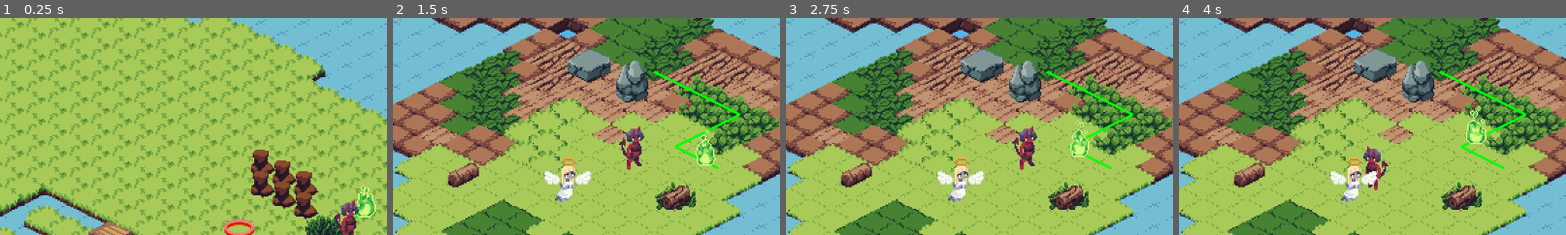
Above: before the commit, frames 1-4 (left to right).
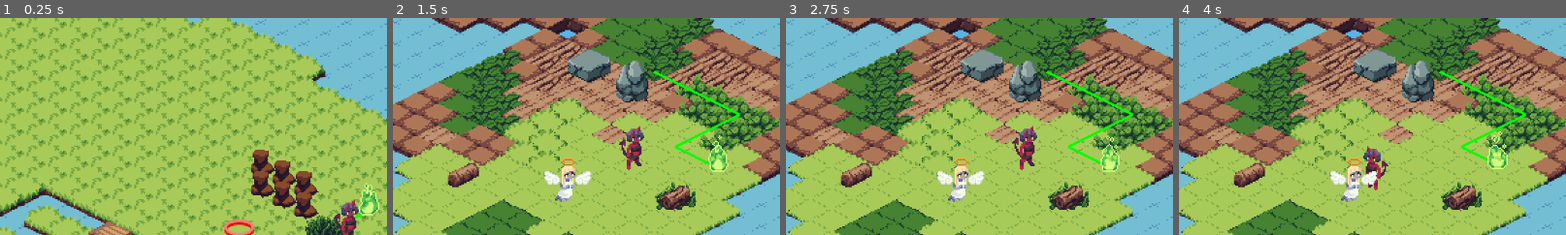
Above: after the commit, the same moments.

Repository: amdevcic/mashup-jam
Game: Godot game, scene res://Scenes/game.tscn
The game is run twice, just before and just after one commit, with the same random seed, the same clock (stepped at 60 frames per second) and the same inputs.
Inputs (mouse positions are % of the whole screen's width and height, from its top left):
- Up to frame 1 (0.25 s): no input
- Up to frame 2 (1.5 s): click "Next level" at 0.5 s; click "Next level" at 1.25 s
- Up to frame 3 (2.75 s): click "Next level" at 2 s
- Up to frame 4 (4 s): tap Enter at 2.75 s; move the mouse to (72, 45) at 2.77 s; tap Shift at 2.85, 3.6 s; click (72, 45) at 2.92 s; move the mouse to (30, 55) at 3.52 s; click (30, 55) at 3.67 s
The pictures show only the part of the screen within x 20-70%, y 0-50%; the shares and areas given below are measured in that part.

The runs differ from the first frame. In frame 1, 0.6% of the frame differs, in the area x 91-98%, y 75-92%; in frame 2, 0.9%; in frame 3, 1.0%; in frame 4, 1.1%, in the area x 74-85%, y 40-70%.

Commit message:
add demon destroy animation

Diff:
--- a/Scenes/demon.tscn
+++ b/Scenes/demon.tscn
@@ -1,7 +1,124 @@
-[gd_scene load_steps=24 format=3 uid="uid://c4r52krv6opdp"]
+[gd_scene load_steps=41 format=3 uid="uid://c4r52krv6opdp"]
 
 [ext_resource type="Script" path="res://Scripts/player.gd" id="1_v1p07"]
+[ext_resource type="Texture2D" uid="uid://btgnan41em6rr" path="res://Assets/Sprites/06.png" id="2_c5cxm"]
 [ext_resource type="Texture2D" uid="uid://dd4bm1hnly0fg" path="res://Assets/Sprites/demon.png" id="2_kq5fx"]
+
+[sub_resource type="AtlasTexture" id="AtlasTexture_7kybi"]
+atlas = ExtResource("2_c5cxm")
+region = Rect2(0, 448, 64, 64)
+
+[sub_resource type="AtlasTexture" id="AtlasTexture_i1p82"]
+atlas = ExtResource("2_c5cxm")
+region = Rect2(64, 448, 64, 64)
+
+[sub_resource type="AtlasTexture" id="AtlasTexture_to3f0"]
+atlas = ExtResource("2_c5cxm")
+region = Rect2(128, 448, 64, 64)
+
+[sub_resource type="AtlasTexture" id="AtlasTexture_sfvt0"]
+atlas = ExtResource("2_c5cxm")
+region = Rect2(192, 448, 64, 64)
+
+[sub_resource type="AtlasTexture" id="AtlasTexture_42vcg"]
+atlas = ExtResource("2_c5cxm")
+region = Rect2(256, 448, 64, 64)
+
+[sub_resource type="AtlasTexture" id="AtlasTexture_ed2le"]
+atlas = ExtResource("2_c5cxm")
+region = Rect2(320, 448, 64, 64)
+
+[sub_resource type="AtlasTexture" id="AtlasTexture_d4aup"]
+atlas = ExtResource("2_c5cxm")
+region = Rect2(384, 448, 64, 64)
+
+[sub_resource type="AtlasTexture" id="AtlasTexture_2kiiu"]
+atlas = ExtResource("2_c5cxm")
+region = Rect2(448, 448, 64, 64)
+
+[sub_resource type="AtlasTexture" id="AtlasTexture_3ham3"]
+atlas = ExtResource("2_c5cxm")
+region = Rect2(512, 448, 64, 64)
+
+[sub_resource type="AtlasTexture" id="AtlasTexture_4j217"]
+atlas = ExtResource("2_c5cxm")
+region = Rect2(576, 448, 64, 64)
+
+[sub_resource type="AtlasTexture" id="AtlasTexture_o8t4m"]
+atlas = ExtResource("2_c5cxm")
+region = Rect2(640, 448, 64, 64)
+
+[sub_resource type="AtlasTexture" id="AtlasTexture_4ltnb"]
+atlas = ExtResource("2_c5cxm")
+region = Rect2(704, 448, 64, 64)
+
+[sub_resource type="AtlasTexture" id="AtlasTexture_oc8ge"]
+atlas = ExtResource("2_c5cxm")
+region = Rect2(768, 448, 64, 64)
+
+[sub_resource type="AtlasTexture" id="AtlasTexture_svr5s"]
+atlas = ExtResource("2_c5cxm")
+region = Rect2(832, 448, 64, 64)
+
+[sub_resource type="AtlasTexture" id="AtlasTexture_rrme6"]
+atlas = ExtResource("2_c5cxm")
+region = Rect2(896, 448, 64, 64)
+
+[sub_resource type="SpriteFrames" id="SpriteFrames_cpeev"]
+animations = [{
+"frames": [{
+"duration": 1.0,
+"texture": SubResource("AtlasTexture_7kybi")
+}, {
+"duration": 1.0,
+"texture": SubResource("AtlasTexture_i1p82")
+}, {
+"duration": 1.0,
+"texture": SubResource("AtlasTexture_to3f0")
+}, {
+"duration": 1.0,
+"texture": SubResource("AtlasTexture_sfvt0")
+}, {
+"duration": 1.0,
+"texture": SubResource("AtlasTexture_42vcg")
+}, {
+"duration": 1.0,
+"texture": SubResource("AtlasTexture_ed2le")
+}, {
+"duration": 1.0,
+"texture": SubResource("AtlasTexture_d4aup")
+}, {
+"duration": 1.0,
+"texture": SubResource("AtlasTexture_2kiiu")
+}, {
+"duration": 1.0,
+"texture": SubResource("AtlasTexture_3ham3")
+}, {
+"duration": 1.0,
+"texture": SubResource("AtlasTexture_4j217")
+}, {
+"duration": 1.0,
+"texture": SubResource("AtlasTexture_o8t4m")
+}, {
+"duration": 1.0,
+"texture": SubResource("AtlasTexture_4ltnb")
+}, {
+"duration": 1.0,
+"texture": SubResource("AtlasTexture_oc8ge")
+}, {
+"duration": 1.0,
+"texture": SubResource("AtlasTexture_svr5s")
+}, {
+"duration": 1.0,
+"texture": SubResource("AtlasTexture_rrme6")
+}, {
+"duration": 1.0,
+"texture": null
+}],
+"loop": false,
+"name": &"default",
+"speed": 12.0
+}]
 
 [sub_resource type="AtlasTexture" id="AtlasTexture_hylj3"]
 atlas = ExtResource("2_kq5fx")
@@ -171,6 +288,11 @@
 script = ExtResource("1_v1p07")
 
 [node name="NavigationAgent2D" type="NavigationAgent2D" parent="."]
+
+[node name="DestroyAnimation" type="AnimatedSprite2D" parent="."]
+sprite_frames = SubResource("SpriteFrames_cpeev")
+frame = 15
+frame_progress = 1.0
 
 [node name="AnimatedSprite2D" type="AnimatedSprite2D" parent="."]
 position = Vector2(0, -15)
--- a/Scenes/soul.tscn
+++ b/Scenes/soul.tscn
@@ -190,4 +190,4 @@
 
 [node name="TilemapMovementComponent" type="Node" parent="."]
 script = ExtResource("2_mfqgu")
-speed = 0.2
+speed = 0.01
--- a/Scripts/soul.gd
+++ b/Scripts/soul.gd
@@ -22,9 +22,9 @@
 func _input(event):
 	if event is InputEventKey:
 		if event.pressed and event.keycode == KEY_SHIFT:
-			movement.speed = 1
+			movement.speed = 0.5
 		elif event.is_released() and event.keycode == KEY_SHIFT:
-			movement.speed = 0.2
+			movement.speed = 0.01
 
 func startDeath():
 	movement.stop()
Binary file added: Assets/Sprites/06.png
Not shown, added: Assets/Sprites/06.png.import
